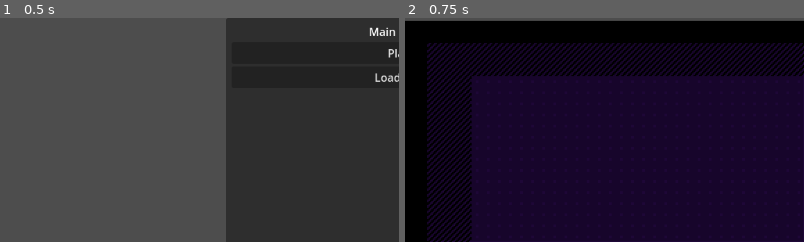
Above: before the commit, frames 1-2 (left to right).
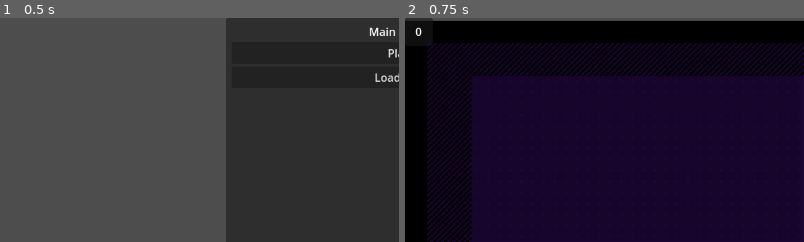
Above: after the commit, the same moments.

Repository: Mackenzie-Beck/FIFA2025
Game: Godot game, scene res://main.tscn
The game is run twice, just before and just after one commit, with the same random seed, the same clock (stepped at 60 frames per second) and the same inputs.
Inputs:
- Up to frame 1 (0.5 s): no input
- Up to frame 2 (0.75 s): click "Play" at 0.5 s
The pictures show only the part of the screen within x 0-50%, y 0-50%; the shares and areas given below are measured in that part.

Frame 1 is identical in both runs. In frame 2, 0.1% of the frame differs, in the area x 0-7%, y 0-9%.
Error in both runs: Invalid access to property or key '<null>' on a base object of type 'Dictionary'. (res://scripts/QuestionBank.gd:11)

Commit message:
term interface now has a point counter which increases with every correct answer, the skip button also costs 2 points now

Diff:
--- a/UI/term_interface.gd
+++ b/UI/term_interface.gd
@@ -5,6 +5,7 @@
 @onready var equation_template: EquationTemplate = $EquationTemplate
 @onready var term_set: PanelContainer = $TermSet
 @onready var grabbed_term: Term = $GrabbedTerm
+@onready var points: Label = $PanelContainer/Points
 
 var correct_equation : String
 
@@ -18,6 +19,7 @@
 
 	# connect signals
 	equation_is_correct.connect(equation_template._on_equation_is_correct)
+	equation_is_correct.connect(_on_equation_is_correct)
 	equation_is_false.connect(equation_template._on_equation_is_false)
 	equation_template.skip_current_equation.connect(skip_equation)
 	term_set.term_set_updated.connect(_on_term_set_updated)
@@ -98,6 +100,10 @@
 	elif equation_template.get_empty_term_slots() == 0:
 		equation_is_false.emit()
 
+func _on_equation_is_correct():
+	Utils.points += 1
+	points.text = str(Utils.points)
+
 func set_equation_template(equation: String, num: int) -> void:
 	var tokens = tokenize_equation(equation)
 	var tmp_string = ""
@@ -119,7 +125,13 @@
 	print("set_correct_equation in equation_template.gd: ", correct_equation)
 
 func skip_equation():
-	new_question()
+	if Utils.points <= 1:
+		return
+	else:
+		Utils.points -= 2
+		points.text = str(Utils.points)
+		new_question()
+
 
 func new_question():
 	var question = QuestionBank.random_question()
--- a/UI/term_interface.tscn
+++ b/UI/term_interface.tscn
@@ -34,3 +34,13 @@
 layout_mode = 0
 offset_right = 64.0
 offset_bottom = 64.0
+
+[node name="PanelContainer" type="PanelContainer" parent="."]
+layout_mode = 0
+offset_right = 40.0
+offset_bottom = 40.0
+
+[node name="Points" type="Label" parent="PanelContainer"]
+layout_mode = 2
+text = "0"
+horizontal_alignment = 1
--- a/scripts/Utils.gd
+++ b/scripts/Utils.gd
@@ -1,6 +1,7 @@
 extends Node
 
-
+# Global Variables
+var points : int = 0
 
 
 var rng = RandomNumberGenerator.new()
